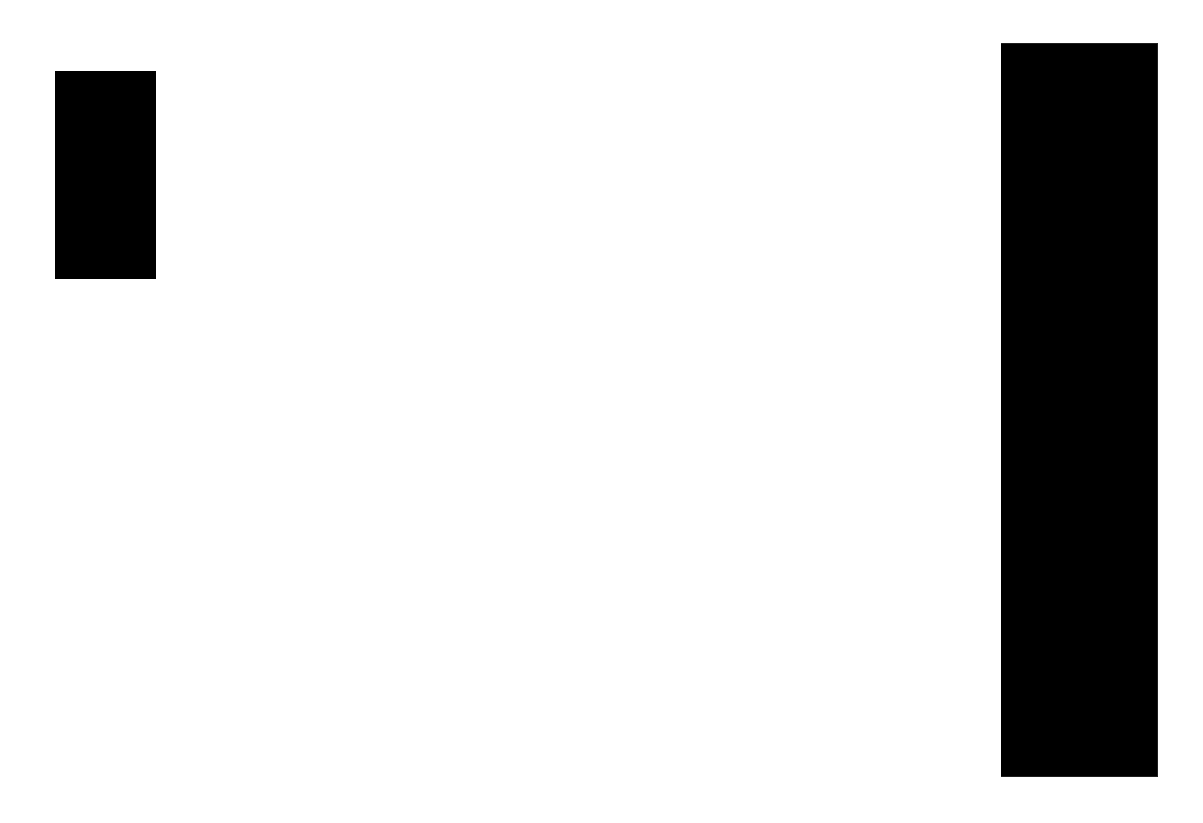
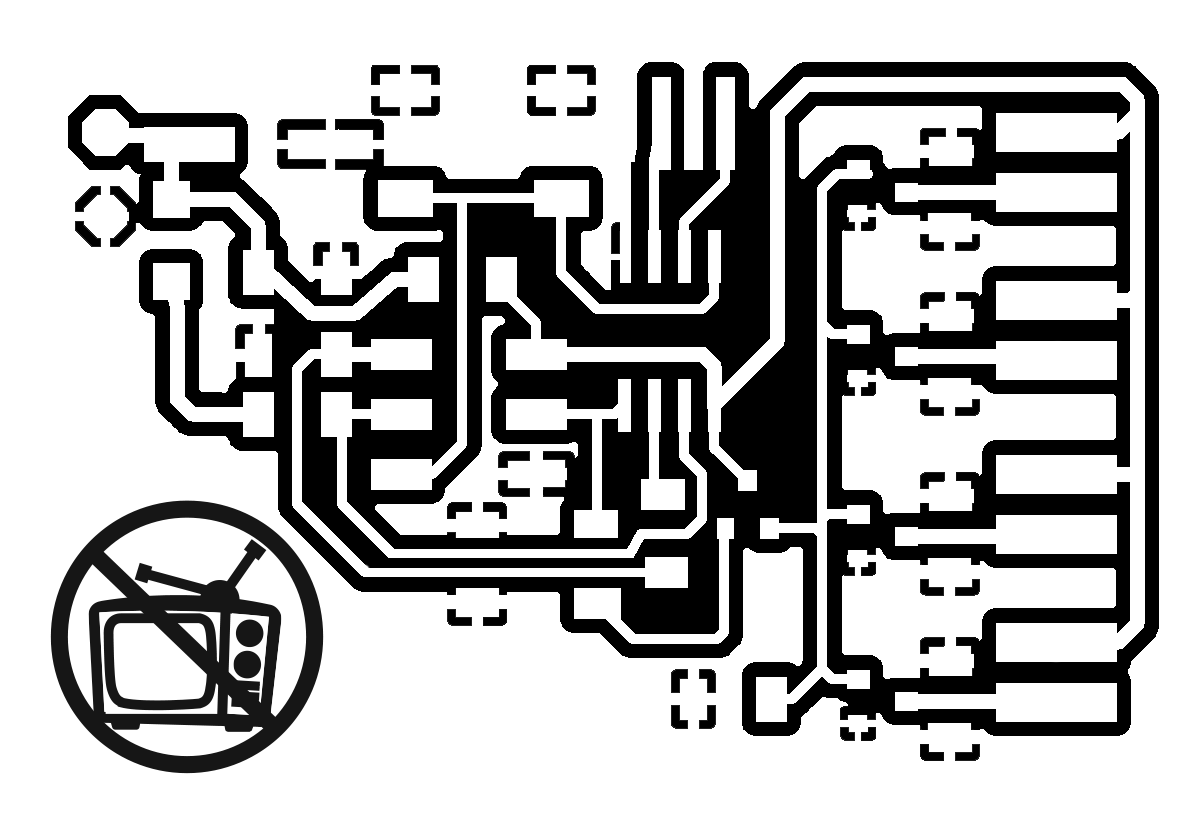
Layer changes from the first 1203 x 823 image to the second:
hid "Back" over (x1=55, y1=43, x2=1159, y2=777)
hid "Holes" over (x1=90, y1=117, x2=1070, y2=716)
hid "white" over (x1=50, y1=43, x2=1159, y2=777)
painted on "Traces" over (x1=364, y1=479, x2=717, y2=588)
